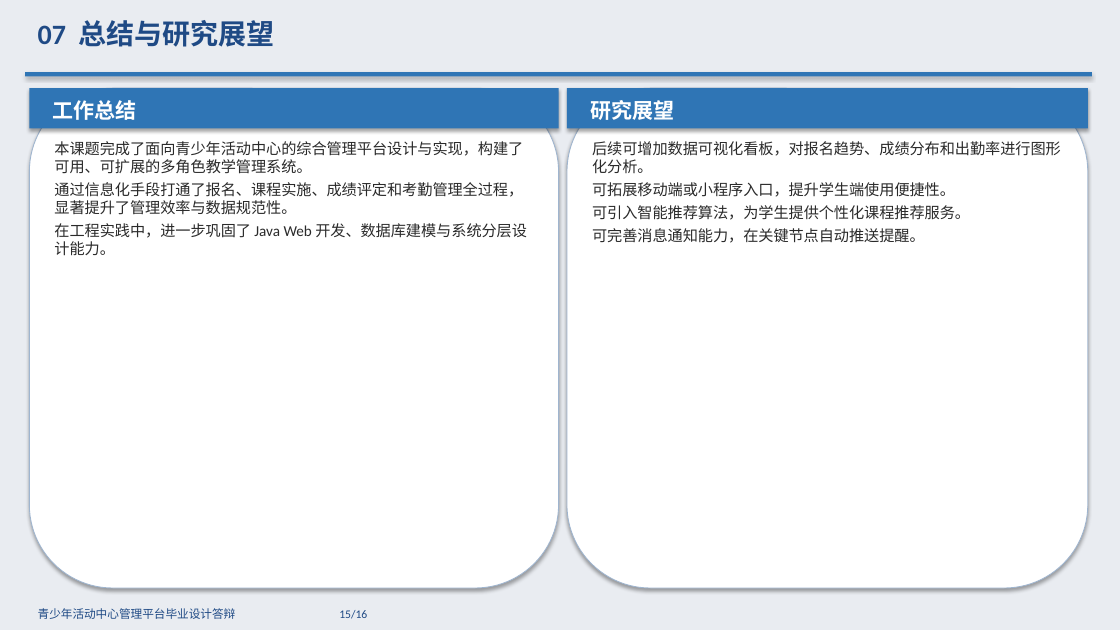
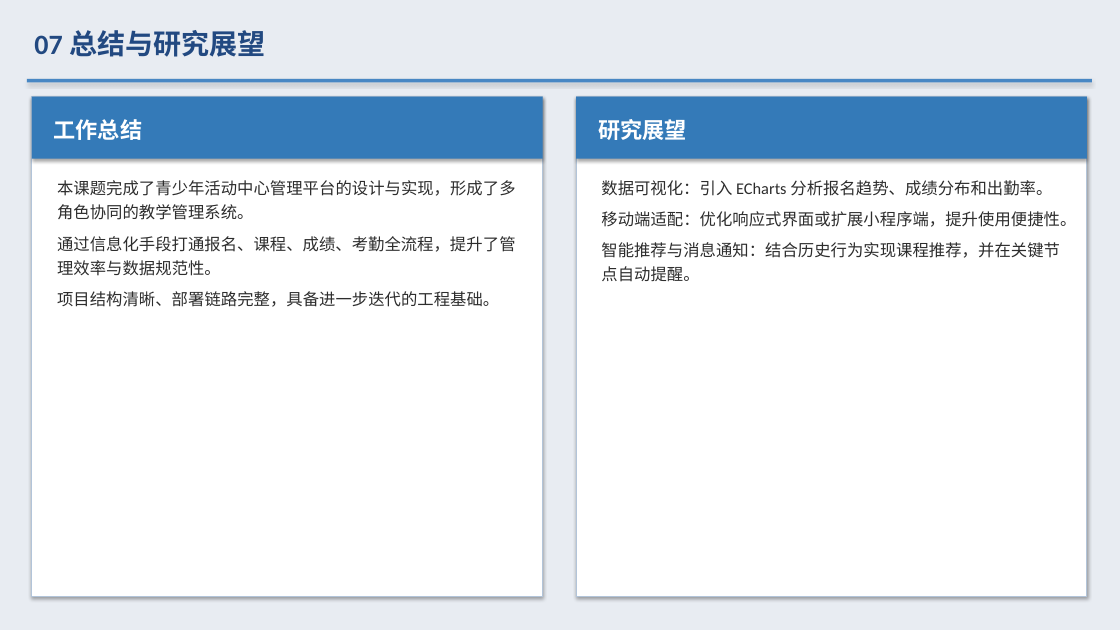
Before and after one commit to cxkqq/Student_Exam, a slide deck: slide 14 of defense_ppt.pptx (slide 15 before the commit). Drawn at 1120x630 pixels with LibreOffice and Linux fonts; fonts in the diff are those of the drawing. Boxes give left, top, right and bottom in pixels: in the first picture for what was removed or moved away, otherwise in the second. Text is boxed around its words. In the diff, an @@ line names an element or a change of style, - is before the commit and + after.

```diff
--- a/defense_ppt.pptx
+++ b/defense_ppt.pptx
@@ rectangle at [0,0,1120,630]: fill #E9ECF1 to #E8ECF2 @@
@@ text "07 总结与研究展望" at [34,30,265,57]: text colour #1F4A85 to #224981; line spacing 1 to 1.25; more space between paragraphs @@
@@ rectangle: place and size @@
-rectangle at [25,72,1092,76]
+rectangle at [27,79,1092,82]
@@ rectangle at [27,79,1092,82]: fill #2F75B5 to #4887C4 @@
@@ rounded rectangle removed at [29,88,559,588] @@
@@ rounded rectangle removed at [567,88,1088,588] @@
@@ rectangle at [32,97,543,159]: fill #2F75B5 to #347AB8 @@
@@ rectangle: place and size @@
-rectangle at [29,88,559,129]
+rectangle at [32,97,543,159]
@@ rectangle added at [32,97,543,597], fill #FFFFFF, outline #B2C4D9 0.75 pt @@
@@ text "工作总结" at [54,119,142,140]: size 18 to 19 pt; line spacing 1 to 1.25; more space between paragraphs @@
@@ text "工作总结": place and size @@
-text "工作总结" at [53,100,137,120]
+text "工作总结" at [54,119,142,140]
@@ rectangle: place and size @@
-rectangle at [567,88,1088,129]
+rectangle at [576,97,1087,159]
@@ rectangle at [576,97,1087,159]: fill #2F75B5 to #347AB8 @@
@@ rectangle added at [576,97,1087,597], fill #FFFFFF, outline #B2C4D9 0.75 pt @@
@@ text "研究展望": place and size @@
-text "研究展望" at [590,100,674,120]
+text "研究展望" at [598,119,686,140]
@@ text "研究展望" at [598,119,686,140]: size 18 to 19 pt; line spacing 1 to 1.25; more space between paragraphs @@
@@ text at [57,180,516,307]: text changed; size 13 to 14 pt; text colour #2A2A2A to #2D2D2D @@
-本课题完成了面向青少年活动中心的综合管理平台设计与实现，构建了可用、可扩展的多角色教学管理系统。
-通过信息化手段打通了报名、课程实施、成绩评定和考勤管理全过程，显著提升了管理效率与数据规范性。
-在工程实践中，进一步巩固了 Java Web 开发、数据库建模与系统分层设计能力。
+本课题完成了青少年活动中心管理平台的设计与实现，形成了多角色协同的教学管理系统。
+通过信息化手段打通报名、课程、成绩、考勤全流程，提升了管理效率与数据规范性。
+项目结构清晰、部署链路完整，具备进一步迭代的工程基础。
@@ text at [601,180,1076,282]: text changed; size 13 to 14 pt; text colour #2A2A2A to #2D2D2D @@
-后续可增加数据可视化看板，对报名趋势、成绩分布和出勤率进行图形化分析。
-可拓展移动端或小程序入口，提升学生端使用便捷性。
-可引入智能推荐算法，为学生提供个性化课程推荐服务。
-可完善消息通知能力，在关键节点自动推送提醒。
+数据可视化：引入 ECharts 分析报名趋势、成绩分布和出勤率。
+移动端适配：优化响应式界面或扩展小程序端，提升使用便捷性。
+智能推荐与消息通知：结合历史行为实现课程推荐，并在关键节点自动提醒。
@@ text removed at [38,608,367,619] @@
-青少年活动中心管理平台毕业设计答辩 15/16
```
Also in this commit, not shown: 8 other slides changed, 6 slides added, 7 slides removed.
